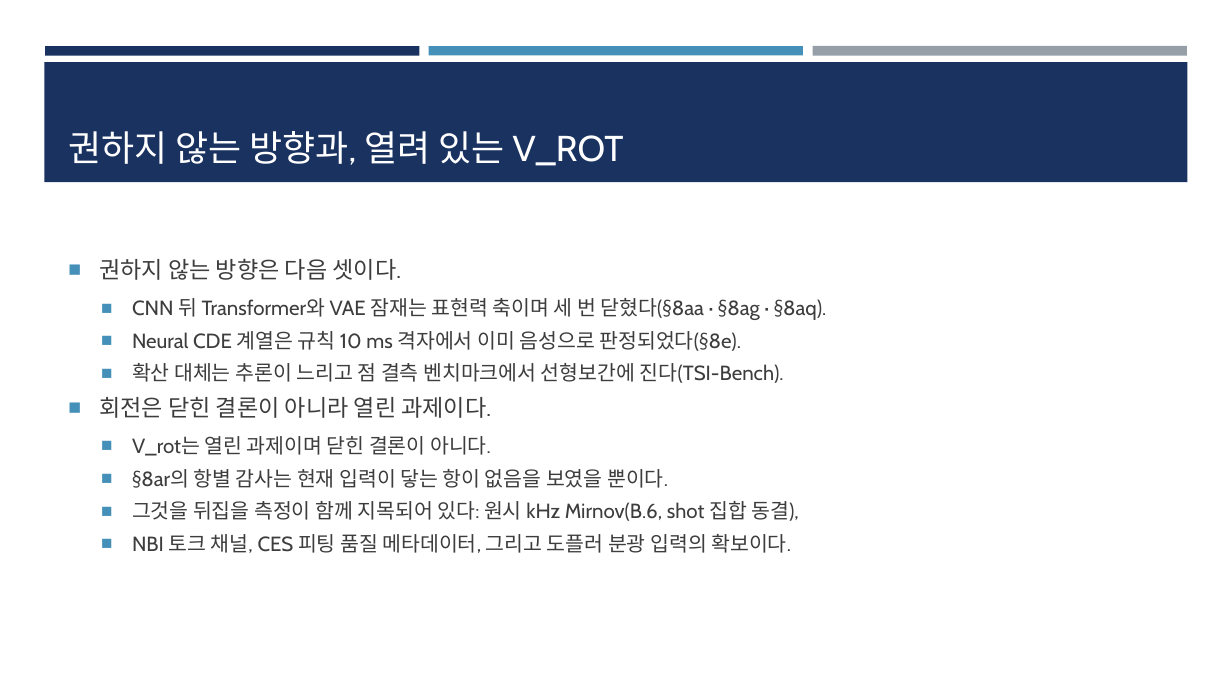
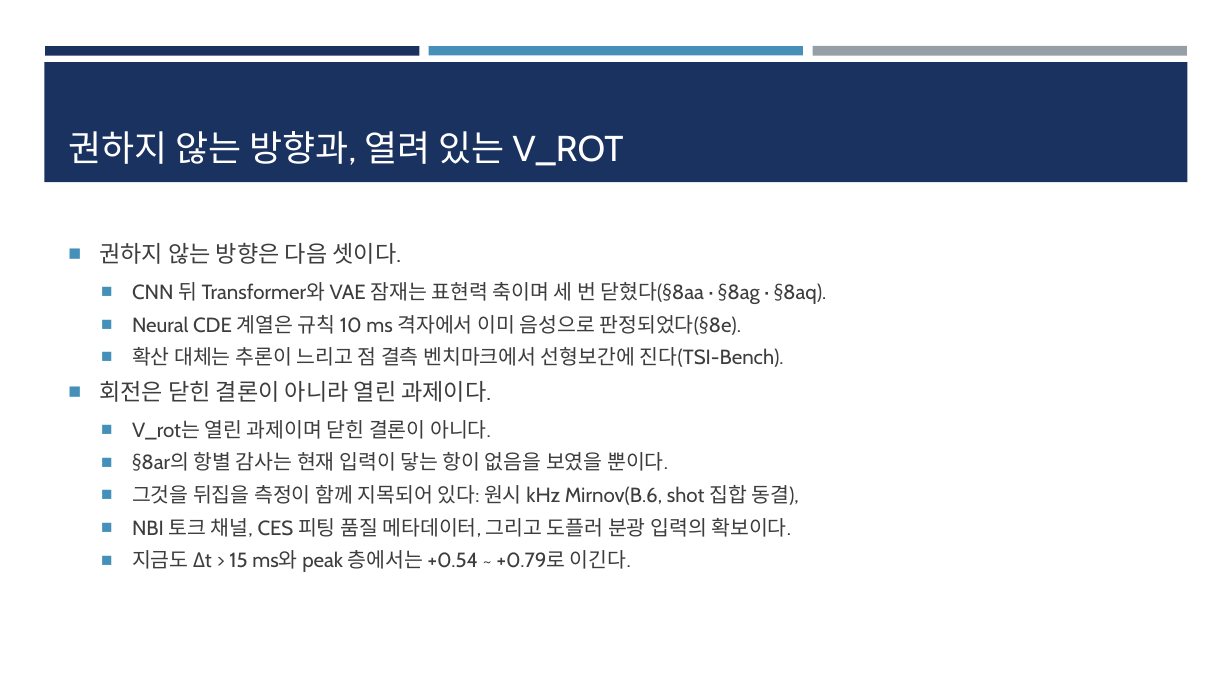
Before and after one commit to iseungsang01/ml-intern-revision, a slide deck: slide 61 of docs/presentation/KSTAR_CES_졸논정리_논문흐름.pptx (slide 59 before the commit). Drawn at 1232x693 pixels with LibreOffice and Linux fonts; fonts in the diff are those of the drawing. Boxes give left, top, right and bottom in pixels: in the first picture for what was removed or moved away, otherwise in the second. Text is boxed around its words. In the diff, an @@ line names an element or a change of style, - is before the commit and + after.

```diff
--- a/docs/presentation/KSTAR_CES_졸논정리_논문흐름.pptx
+++ b/docs/presentation/KSTAR_CES_졸논정리_논문흐름.pptx
@@ text at [132,550,631,572]: paragraph added @@
+  ■ 지금도 Δt > 15 ms와 peak 층에서는 +0.54 ~ +0.79로 이긴다.
```
Also in this commit, not shown: 7 other slides changed, 2 slides added, 8 other files.
